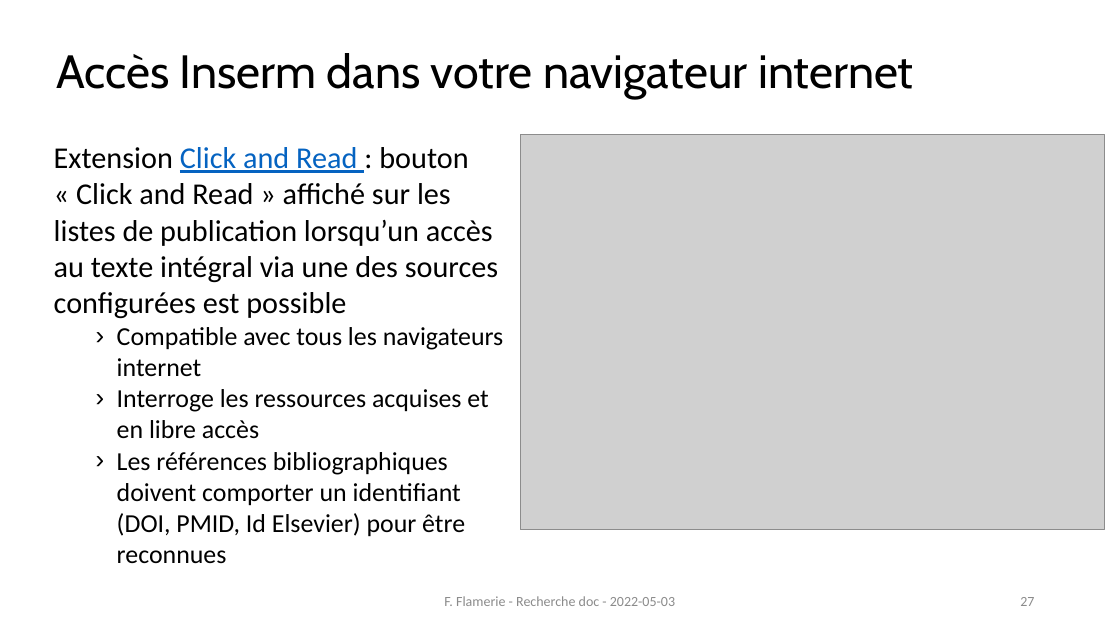
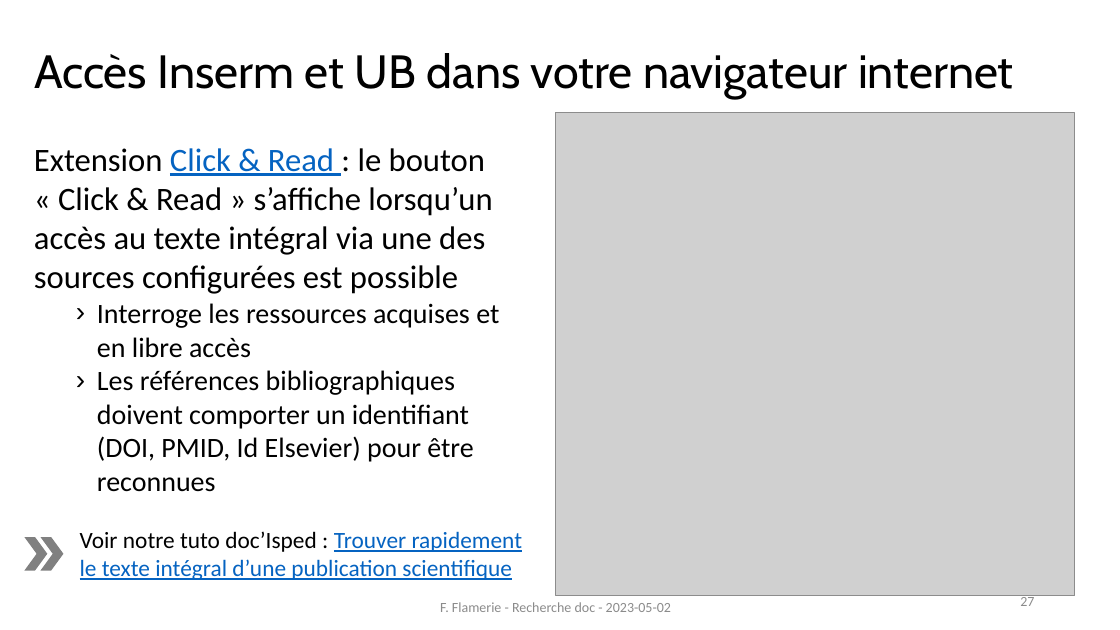
Before and after one commit to fflamerie/formbiblio, a slide deck: slide 27 of docs/module1-1_rech_biblio.pptx. Drawn at 1120x630 pixels with LibreOffice and Linux fonts; fonts in the diff are those of the drawing; grey boxes stand for pictures. Boxes give left, top, right and bottom in pixels: in the first picture for what was removed or moved away, otherwise in the second. Text is boxed around its words. In the diff, an @@ line names an element or a change of style, - is before the commit and + after.

```diff
--- a/docs/module1-1_rech_biblio.pptx
+++ b/docs/module1-1_rech_biblio.pptx
@@ title at <box>34,53,1014,100</box>: text changed @@
-Accès Inserm dans votre navigateur internet
+Accès Inserm et UB dans votre navigateur internet
@@ picture: place and size @@
-picture at <box>520,134,1105,530</box>
+picture at <box>556,113,1075,596</box>
@@ text "Extension Click & Read : ...": place and size @@
-text "Extension Click & Read : ..." at <box>54,147,504,564</box>
+text "Extension Click & Read : ..." at <box>34,148,499,492</box>
@@ text at <box>34,148,492,294</box>: text changed; size 25.9 to 28 pt @@
-Extension Click and Read : bouton « Click and Read » affiché sur les listes de publication lorsqu’un accès au texte intégral via une des sources configurées est possible
-  › Compatible avec tous les navigateurs internet
+Extension Click & Read : le bouton « Click & Read » s’affiche lorsqu’un accès au texte intégral via une des sources configurées est possible
@@ text at <box>97,303,499,492</box>: size 22.2 to 24 pt in "Interroge les ressources acquises et en libre ...", "Les références bibliographiques doivent comporter un identif ..." @@
@@ chevron added at <box>25,538,46,570</box>, fill #808080, outline #808080 1 pt @@
@@ chevron added at <box>42,538,63,570</box>, fill #808080, outline #808080 1 pt @@
@@ text added at <box>80,531,523,580</box>, 20 pt, text #0563C1, underline @@
+Voir notre tuto doc’Isped : Trouver rapidement le texte intégral d’une publication scientifique
@@ text at <box>440,602,671,612</box>: text changed @@
-F. Flamerie - Recherche doc - 2022-05-03
+F. Flamerie - Recherche doc - 2023-05-02
```
Also in this commit, not shown: 29 other slides changed, 3 slides added, 3 slides removed, 7 other files.
